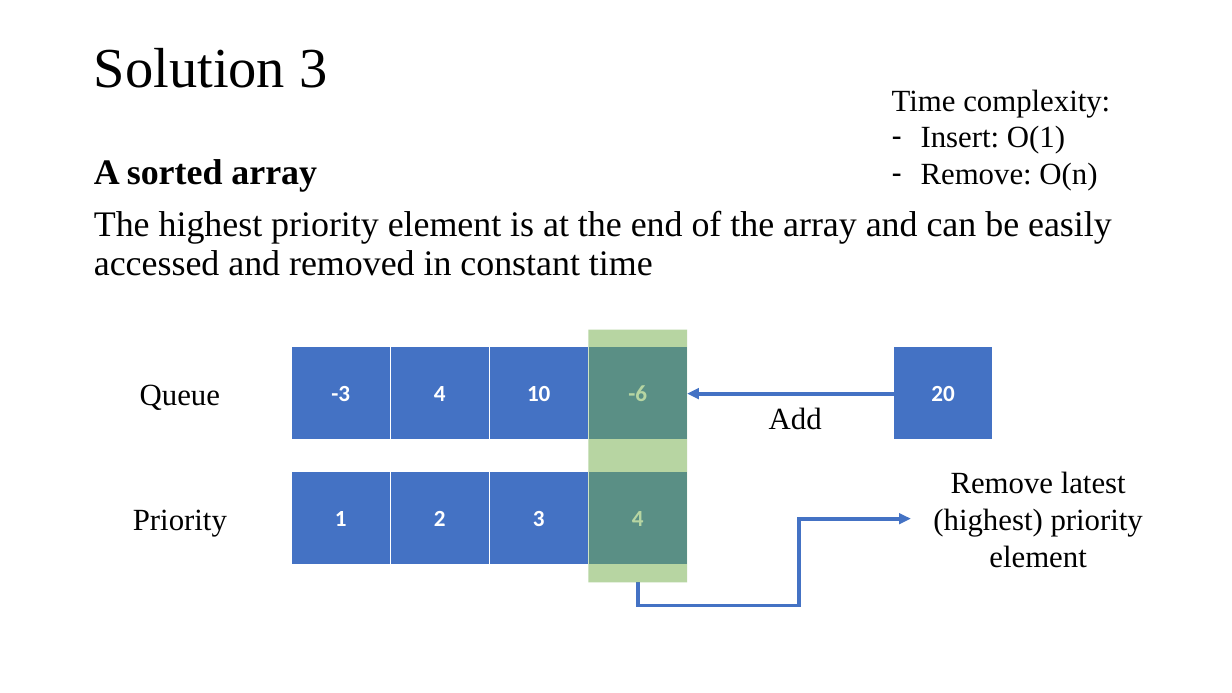
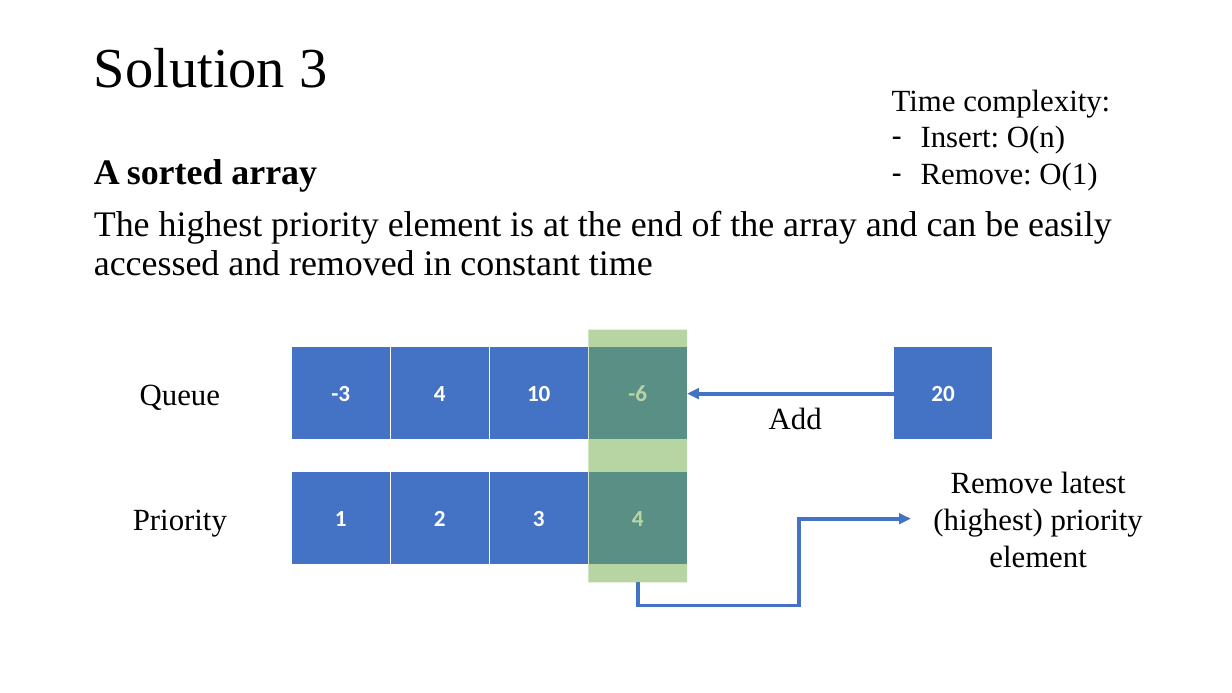
Before and after one commit to tamlhp/2801ict, a slide deck: slide 12 of week-2/problem-set/2801ict-week2.pptx. Drawn at 1232x693 pixels with LibreOffice and Linux fonts; fonts in the diff are those of the drawing. Boxes give left, top, right and bottom in pixels: in the first picture for what was removed or moved away, otherwise in the second. Text is boxed around its words. In the diff, an @@ line names an element or a change of style, - is before the commit and + after.

```diff
--- a/week-2/problem-set/2801ict-week2.pptx
+++ b/week-2/problem-set/2801ict-week2.pptx
@@ text at box(921, 126, 1097, 190): text changed @@
-– Insert: O(1)
-– Remove: O(n)
+– Insert: O(n)
+– Remove: O(1)
```
Also in this commit, not shown: 1 other slide changed.
